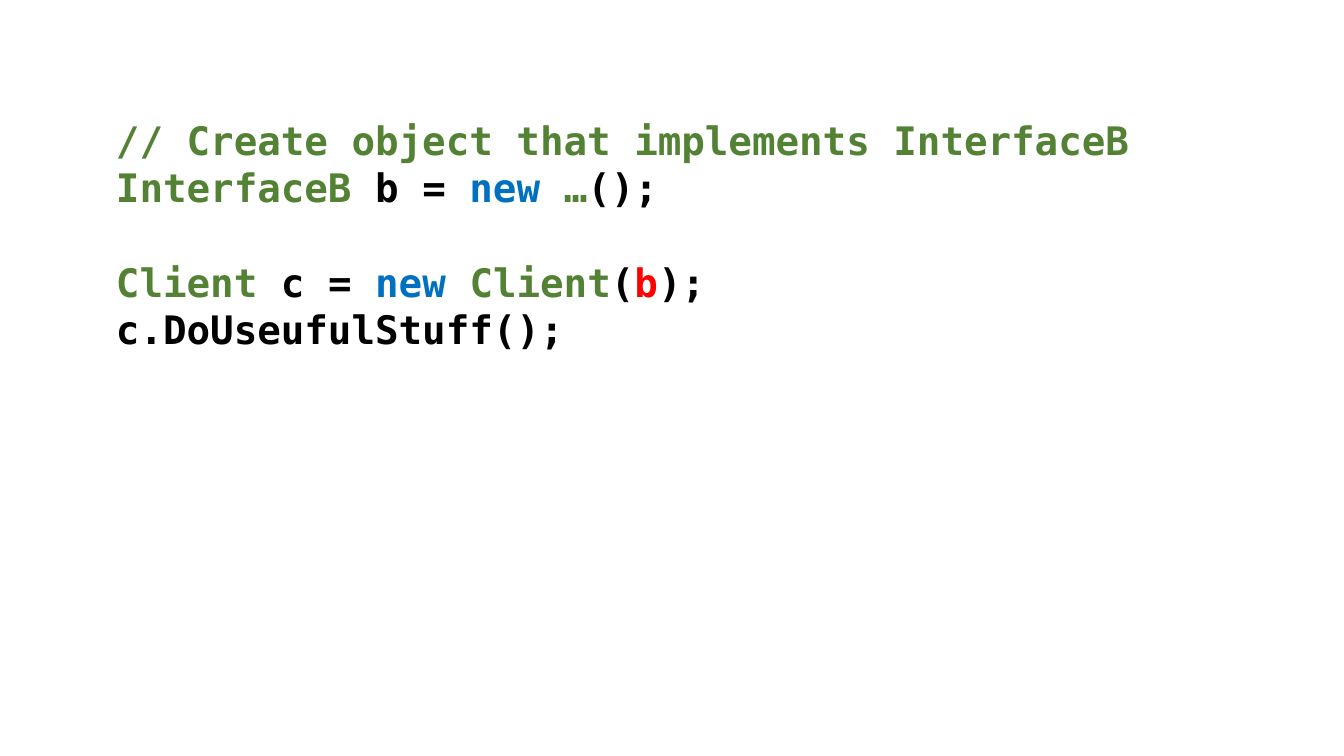
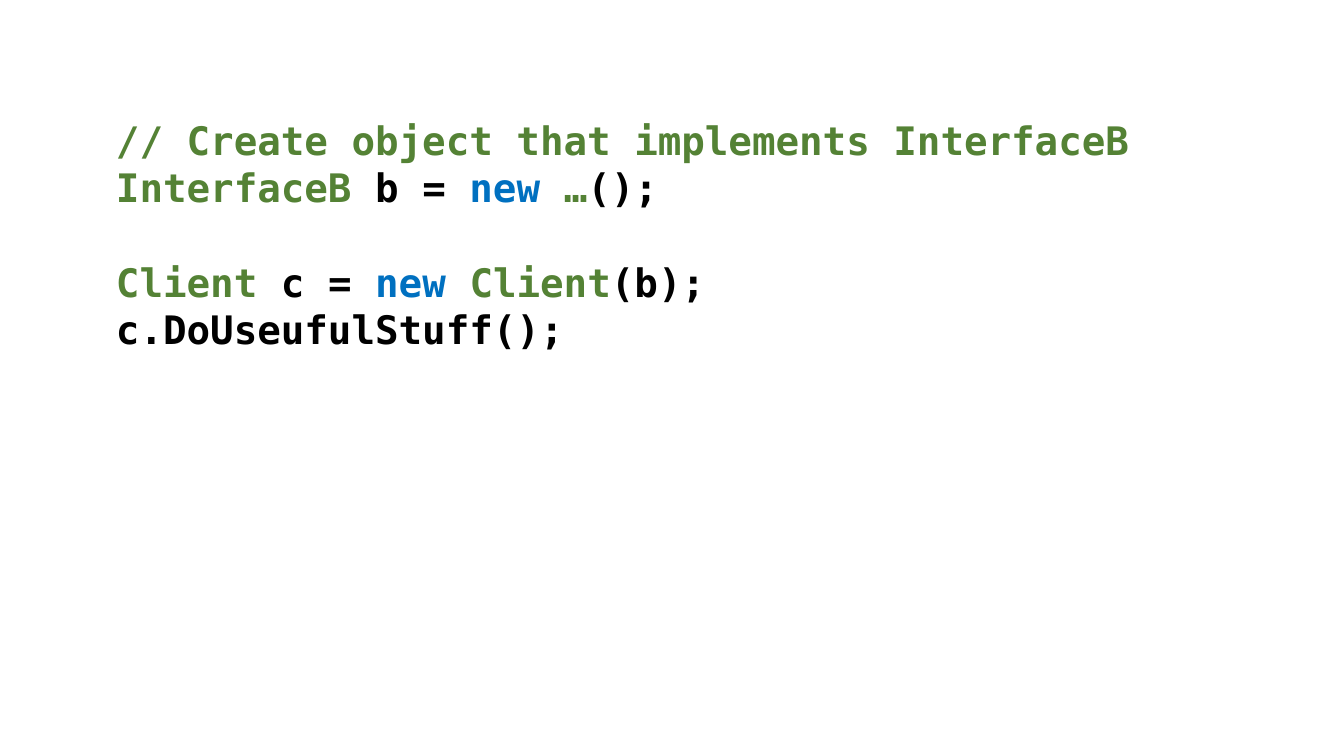
Before and after one commit to perl-easj/OOProg, a slide deck: slide 85 of Chap/SOLID/Presentations/SOLID.pptx (slide 110 before the commit). Drawn at 1344x756 pixels with LibreOffice and Linux fonts; fonts in the diff are those of the drawing. Boxes give left, top, right and bottom in pixels: in the first picture for what was removed or moved away, otherwise in the second. Text is boxed around its words. In the diff, an @@ line names an element or a change of style, - is before the commit and + after.

```diff
--- a/Chap/SOLID/Presentations/SOLID.pptx
+++ b/Chap/SOLID/Presentations/SOLID.pptx
@@ text at bbox=[116, 265, 706, 303]: text colour #FF0000 to #000000 in "Client(b);" @@
```
Also in this commit, not shown: 14 other slides changed, 17 slides added, 29 slides removed, 1 other file.
